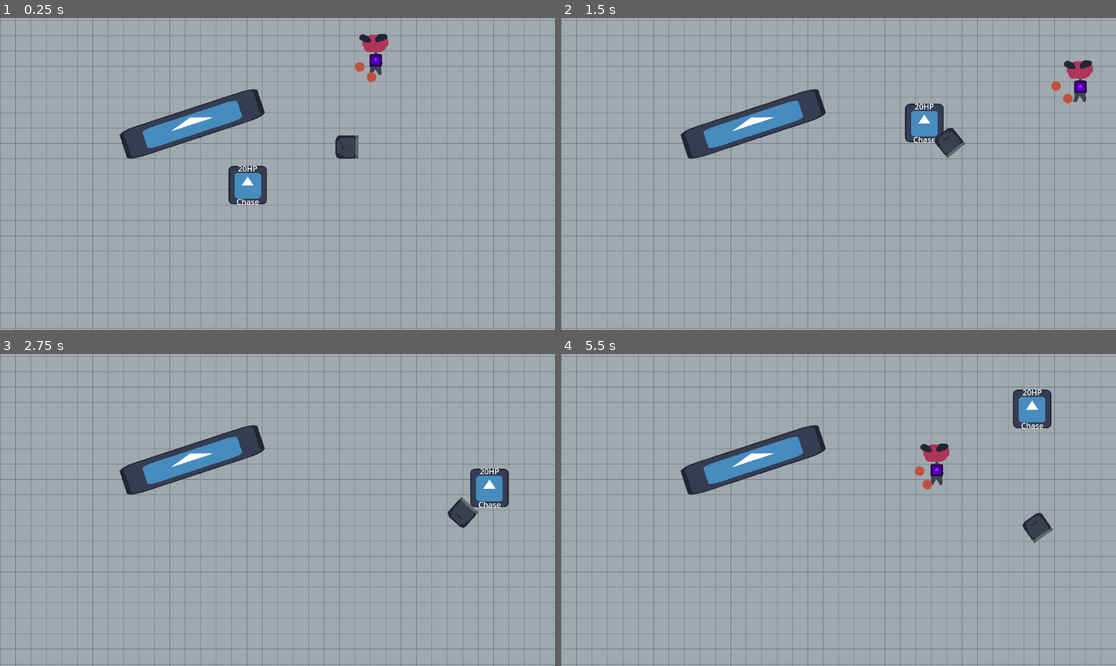
Above: before the commit, frames 1-4 (two rows, left to right).
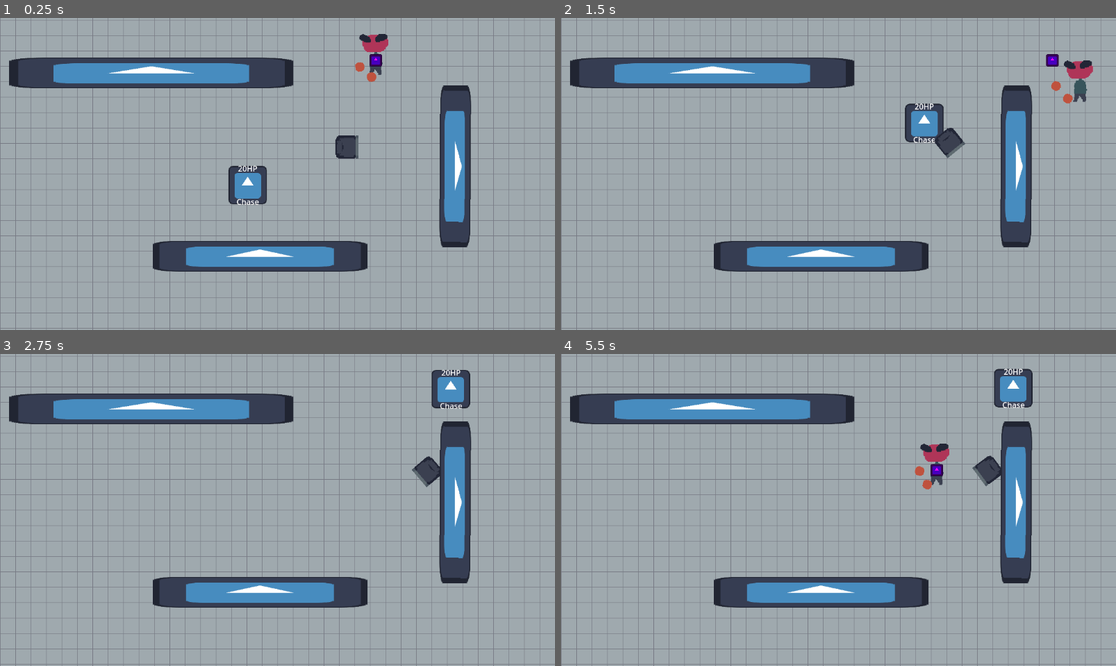
Above: after the commit, the same moments.

Repository: artemvandalovski/Salty-John
Game: Godot game, scene res://levels/office.tscn
The game is run twice, just before and just after one commit, with the same random seed, the same clock (stepped at 60 frames per second) and the same inputs. The engine's default icon, where the game draws it, is replaced by a stand-in: a white triangle on a blue panel in a dark square.
Inputs (mouse positions are in pixels of both pictures, inside the frame that each line leads up to):
- Up to frame 1 (0.25 s): no input
- Up to frame 2 (1.5 s): move the mouse to (960, 158) at 0.52 s; hold D (right) 0.53-1.28 s; click (960, 158) at 0.6 s; move the mouse to (727, 189) at 1.27 s; hold S (down) from 1.28 s (still down); right-click (727, 189) at 1.35 s
- Up to frame 3 (2.75 s): move the mouse to (333, 441) at 2.02 s; release S (down) at 2.03 s; hold D (right) from 2.03 s (still down); click (333, 441) at 2.1 s
- Up to frame 4 (5.5 s): move the mouse to (810, 572) at 2.77 s; release D (right) at 2.78 s; hold W (up) 2.78-3.53 s; right-click (810, 572) at 2.85 s; move the mouse to (1005, 556) at 3.52 s; hold A (left) 3.53-5.03 s; click (1005, 556) at 3.6 s; move the mouse to (672, 463) at 4.27 s; right-click (672, 463) at 4.35 s; move the mouse to (866, 510) at 5.02 s; hold S (down) from 5.03 s (still down); click (866, 510) at 5.1 s

The runs differ from the first frame. In frame 1, 14% of the frame differs, in the area x 1-85%, y 12-82%; in frame 2, 14%; in frame 3, 16%, in the area x 1-92%, y 5-82%; in frame 4, 16%.

Commit message:
transitions between all states

Diff:
--- a/common/states/chase.gd
+++ b/common/states/chase.gd
@@ -9,13 +9,14 @@
 
 func _ready():
 	assert(context_steerer != null, "Please set the context_steerer node")
+	assert(player_tracker != null, "Please set the player_tracker node")
 
 func process(delta):
 	owner.direction = context_steerer.calc_steering()
-	update_chase_position()
+	follow_player()
 
 
-func update_chase_position():
+func follow_player():
 	var target = context_steerer.target_marker ## last position seen by the player
 	if player_tracker.is_player_on_sight():
 		target.set_position(Global.player.position)
--- a/common/states/idle.gd
+++ b/common/states/idle.gd
@@ -4,14 +4,21 @@
 @export var min_wait_time: float = 1.0
 @export var max_wait_time: float = 3.0
 
+@export var player_tracker: PlayerTracker
+
 var wait_time: float
+
+
+func _ready():
+	assert(player_tracker != null, "Please set the player_tracker node")
 
 func enter():
 	owner.direction = Vector2.ZERO
 	wait_time = randf_range(min_wait_time, max_wait_time)
 
 func process(delta):
-
 	wait_time -= delta
 	if wait_time <= 0:
 		transition.emit("patrol")
+	if player_tracker.is_player_on_sight():
+		transition.emit("chase")
--- a/common/states/patrol.gd
+++ b/common/states/patrol.gd
@@ -3,24 +3,29 @@
 
 @export var max_distance: float = 300.0
 @export var min_distance: float = 200.0
+@export var target_radius: float = 100.0
 
-#@export var target: Marker2D
-#@export var player_tracker: PlayerTracker
+@export var context_steerer: ContextSteerer
+@export var player_tracker: PlayerTracker
 
-#func _ready():
-	#assert(player_tracker != null, "Please set the target_tracker node")
+
+func _ready():
+	assert(context_steerer != null, "Please set the context_steerer node")
+	assert(player_tracker != null, "Please set the player_tracker node")
 
 func enter():
-	set_patrol_position()
+	set_patrol_point()
 
-#func process(delta):
-	#while !player_tracker.is_target_on_sight():
-		#set_patrol_position()
-	#owner.direction = global_position.direction_to(target.global_position)
+func process(delta):
+	owner.direction = context_steerer.calc_steering()
+	if player_tracker.is_player_on_sight():
+		transition.emit("chase")
+	elif owner.position.distance_to(context_steerer.target_marker.position) < target_radius:
+		transition.emit("idle")
 
 
 ## Random but also influenced by the player position
-func set_patrol_position():
+func set_patrol_point():
 	var rand_radian = randf_range(0, TAU)
 	var rand_direction = Vector2.from_angle(rand_radian)
 
@@ -30,4 +35,6 @@
 
 	var distance = position.distance_to(player_pos)
 	distance = clamp(distance, min_distance, max_distance)
-	#target.position = global_position + (rand_direction * interest) * distance
+
+	var patrol_point = global_position + (rand_direction * interest) * distance
+	context_steerer.target_marker.set_position(patrol_point)
--- a/enemies/enemy.gd
+++ b/enemies/enemy.gd
@@ -13,6 +13,7 @@
 
 var direction: Vector2
 var hostile = false
+
 
 func _ready():
 	update_label()
--- a/enemies/enemy.tscn
+++ b/enemies/enemy.tscn
@@ -17,11 +17,14 @@
 script = ExtResource("3_7i88a")
 initial_state = NodePath("Chase")
 
-[node name="Idle" type="Node2D" parent="StateMachine"]
+[node name="Idle" type="Node2D" parent="StateMachine" node_paths=PackedStringArray("player_tracker")]
 script = ExtResource("3_d556j")
+player_tracker = NodePath("../../PlayerTracker")
 
-[node name="Patrol" type="Node2D" parent="StateMachine"]
+[node name="Patrol" type="Node2D" parent="StateMachine" node_paths=PackedStringArray("context_steerer", "player_tracker")]
 script = ExtResource("4_3msc3")
+context_steerer = NodePath("../../ContextSteerer")
+player_tracker = NodePath("../../PlayerTracker")
 
 [node name="Chase" type="Node2D" parent="StateMachine" node_paths=PackedStringArray("context_steerer", "player_tracker")]
 script = ExtResource("4_31qif")
--- a/levels/office.tscn
+++ b/levels/office.tscn
@@ -44,9 +44,38 @@
 [node name="Chair" parent="Y-Sort" instance=ExtResource("3_0gulq")]
 position = Vector2(144, -56)
 
+[node name="Wall3" type="StaticBody2D" parent="Y-Sort"]
+position = Vector2(378, -36)
+rotation = 1.57645
+scale = Vector2(1.1156, 1)
+metadata/_edit_group_ = true
+
+[node name="Sprite2D" type="Sprite2D" parent="Y-Sort/Wall3"]
+position = Vector2(18, 9)
+scale = Vector2(2.35156, 0.5)
+texture = ExtResource("4_wyy82")
+
+[node name="CollisionShape2D" type="CollisionShape2D" parent="Y-Sort/Wall3"]
+position = Vector2(16, 8.5)
+shape = SubResource("RectangleShape2D_jn377")
+
+[node name="Wall2" type="StaticBody2D" parent="Y-Sort"]
+position = Vector2(-63, 162)
+scale = Vector2(1.4816, 1)
+metadata/_edit_group_ = true
+
+[node name="Sprite2D" type="Sprite2D" parent="Y-Sort/Wall2"]
+position = Vector2(18, 9)
+scale = Vector2(2.35156, 0.5)
+texture = ExtResource("4_wyy82")
+
+[node name="CollisionShape2D" type="CollisionShape2D" parent="Y-Sort/Wall2"]
+position = Vector2(16, 8.5)
+shape = SubResource("RectangleShape2D_jn377")
+
 [node name="Wall" type="StaticBody2D" parent="Y-Sort"]
-position = Vector2(-197, -107)
-rotation = -0.316844
+position = Vector2(-297, -219)
+scale = Vector2(1.96, 1)
 metadata/_edit_group_ = true
 
 [node name="Sprite2D" type="Sprite2D" parent="Y-Sort/Wall"]
